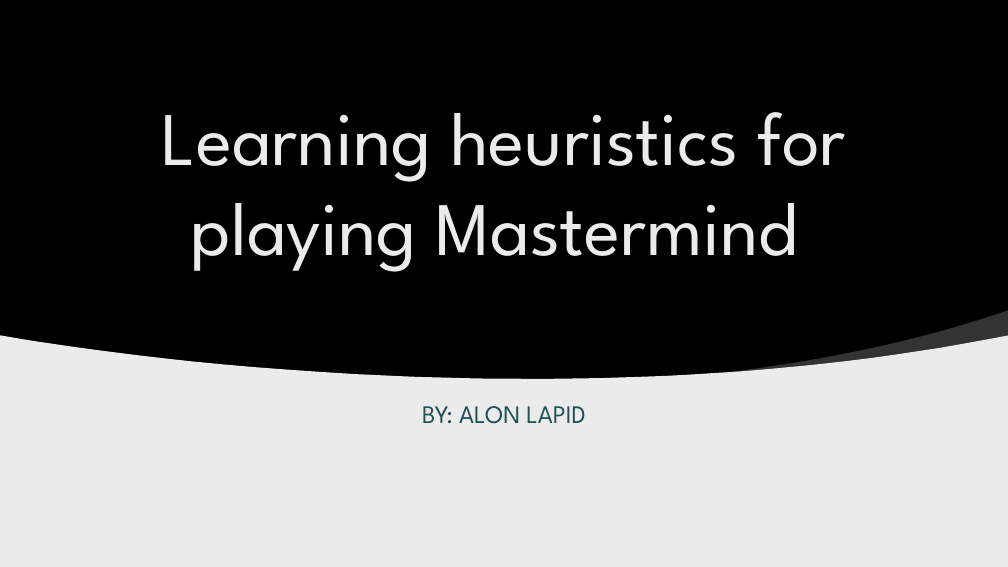
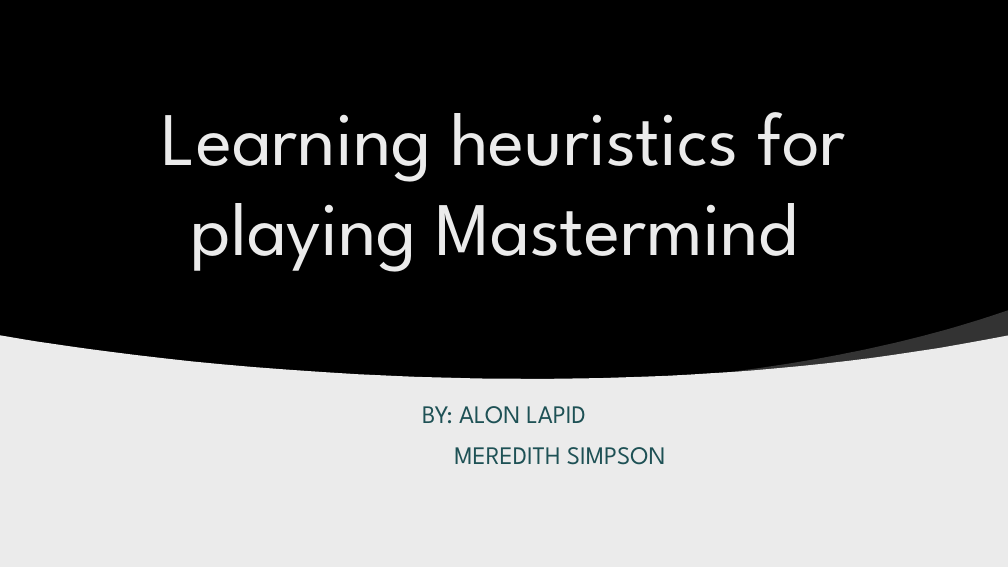
Before and after one commit to gilsh2/final_ai_project, a slide deck: slide 1 of ai_final_project_mastermind.pptx. Drawn at 1008x567 pixels with LibreOffice and Linux fonts; fonts in the diff are those of the drawing; background and template pictures are left out. Boxes give left, top, right and bottom in pixels: in the first picture for what was removed or moved away, otherwise in the second. Text is boxed around its words. In the diff, an @@ line names an element or a change of style, - is before the commit and + after.

Commit message:
ppt change

```diff
--- a/ai_final_project_mastermind.pptx
+++ b/ai_final_project_mastermind.pptx
@@ subtitle at [454,447,666,465]: paragraph added @@
+MEREDITH SIMPSON
```
